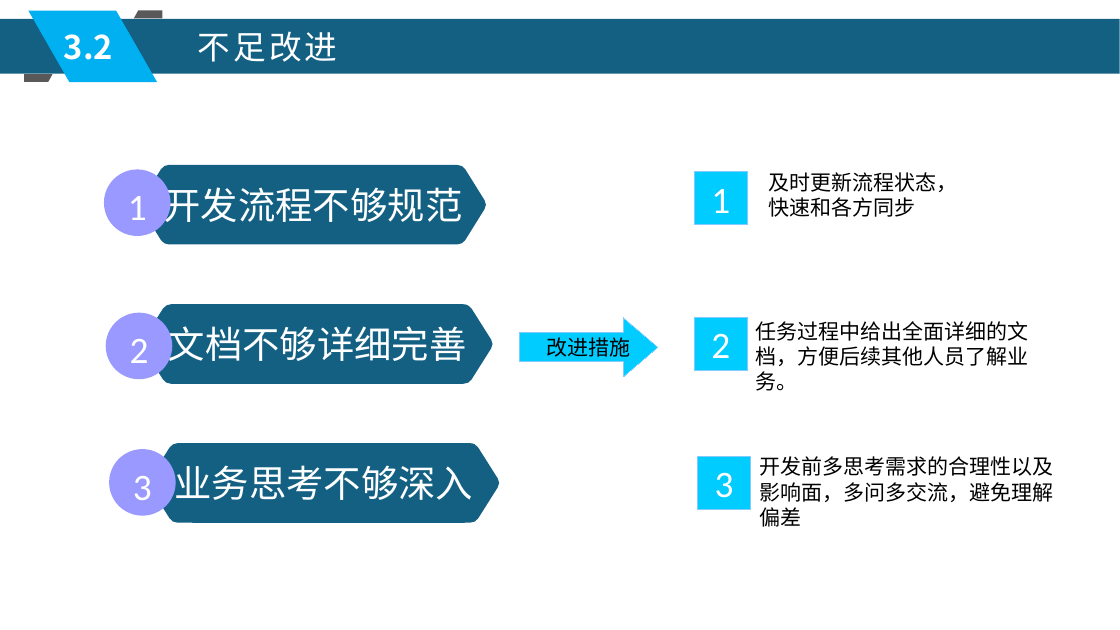
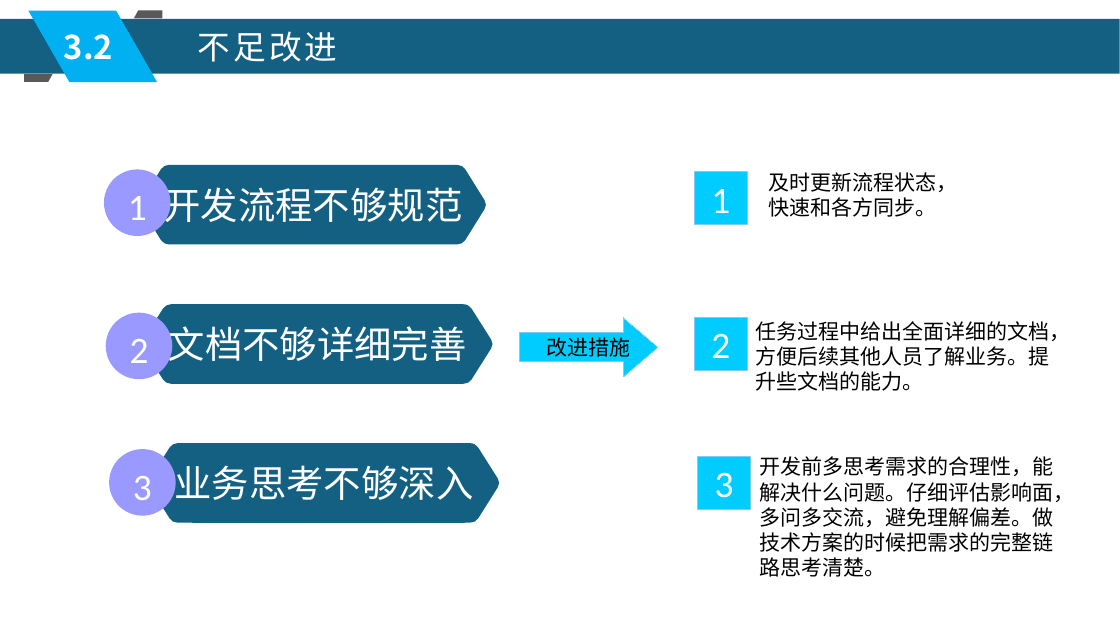
Before and after one commit to xljnc/husky-starter, a slide deck: slide 16 of doc/zzdb.pptx (slide 13 before the commit). Drawn at 1120x630 pixels with LibreOffice and Linux fonts; fonts in the diff are those of the drawing. Boxes give left, top, right and bottom in pixels: in the first picture for what was removed or moved away, otherwise in the second. Text is boxed around its words. In the diff, an @@ line names an element or a change of style, - is before the commit and + after.

Commit message:
文档 by qiyu 2022-06-19

```diff
--- a/doc/zzdb.pptx
+++ b/doc/zzdb.pptx
@@ text at (768,197,936,217): text changed @@
-快速和各方同步
+快速和各方同步。
@@ text at (756,321,1071,391): text changed @@
-任务过程中给出全面详细的文档，方便后续其他人员了解业务。
+任务过程中给出全面详细的文档，方便后续其他人员了解业务。提升些文档的能力。
@@ text at (759,456,1074,577): text changed @@
-开发前多思考需求的合理性以及影响面，多问多交流，避免理解偏差
+开发前多思考需求的合理性，能解决什么问题。仔细评估影响面，多问多交流，避免理解偏差。做技术方案的时候把需求的完整链路思考清楚。
```
Also in this commit, not shown: 2 other slides changed, 3 slides added.
